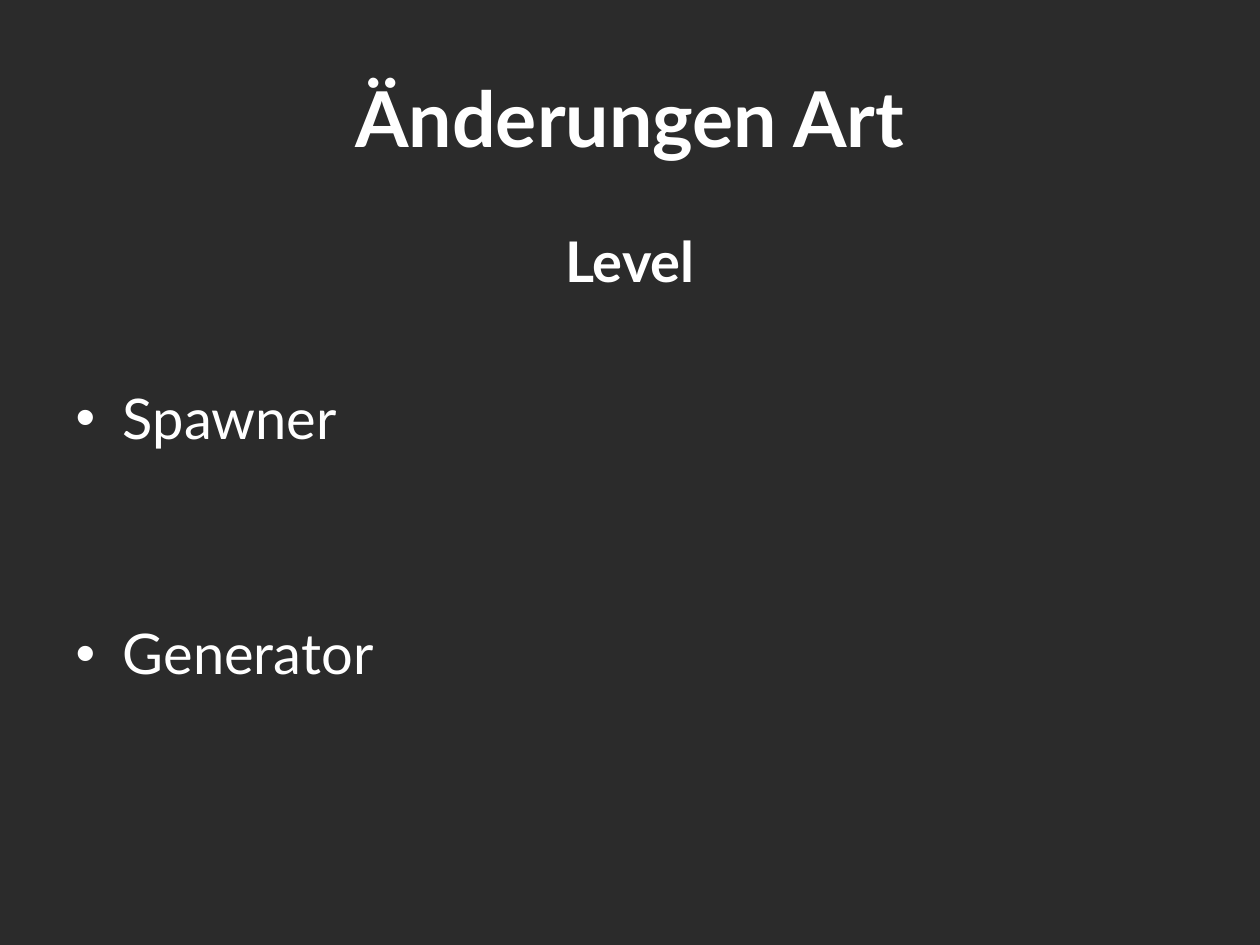
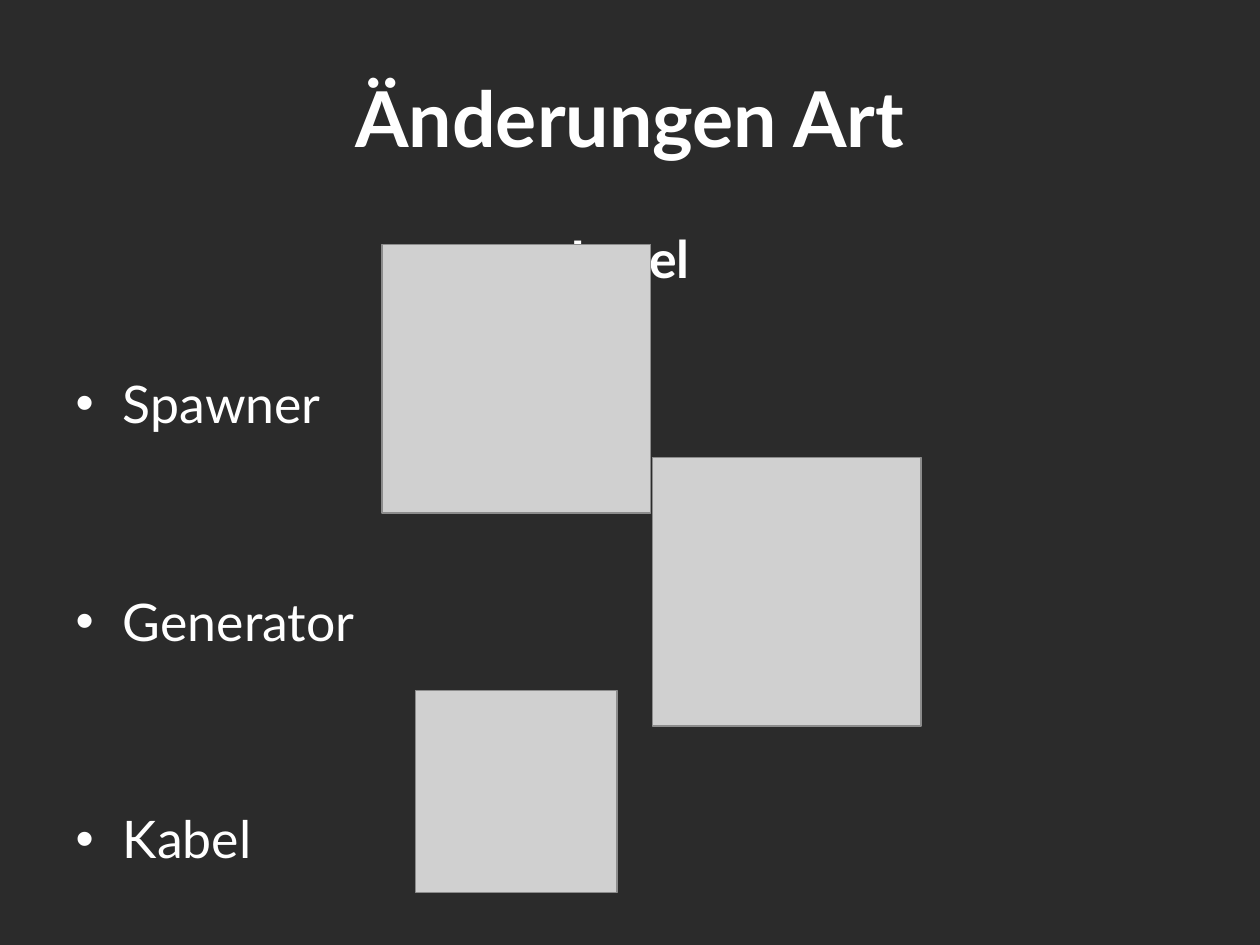
Before and after one commit to Assertores/HammerMan, a slide deck: slide 13 of Documentation/PowerPoint/HammerjaegerGate02.pptx (slide 12 before the commit). Drawn at 1260x945 pixels with LibreOffice and Linux fonts; fonts in the diff are those of the drawing; grey boxes stand for pictures; background and template pictures are left out; a plain dark background stands for a picture behind light text. Boxes give left, top, right and bottom in pixels: in the first picture for what was removed or moved away, otherwise in the second. Text is boxed around its words. In the diff, an @@ line names an element or a change of style, - is before the commit and + after.

```diff
--- a/Documentation/PowerPoint/HammerjaegerGate02.pptx
+++ b/Documentation/PowerPoint/HammerjaegerGate02.pptx
@@ text at box(123, 233, 690, 642): size 32 to 29.6 pt in "Level", "Spawner", "Generator" @@
@@ picture added at box(382, 244, 650, 513) @@
@@ picture added at box(653, 457, 921, 726) @@
@@ picture added at box(416, 690, 617, 892) @@
@@ text at box(123, 820, 251, 859): paragraph added @@
+• Kabel
```
Also in this commit, not shown: 8 other slides changed, 2 slides added, 13 other files.
